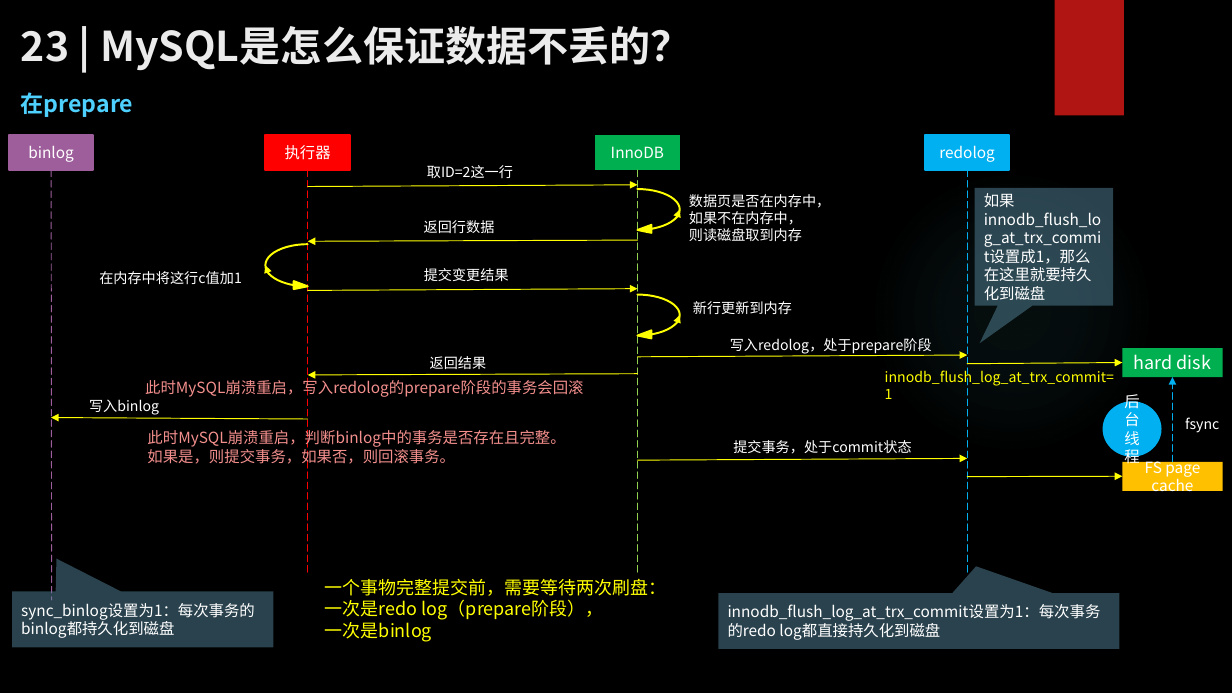
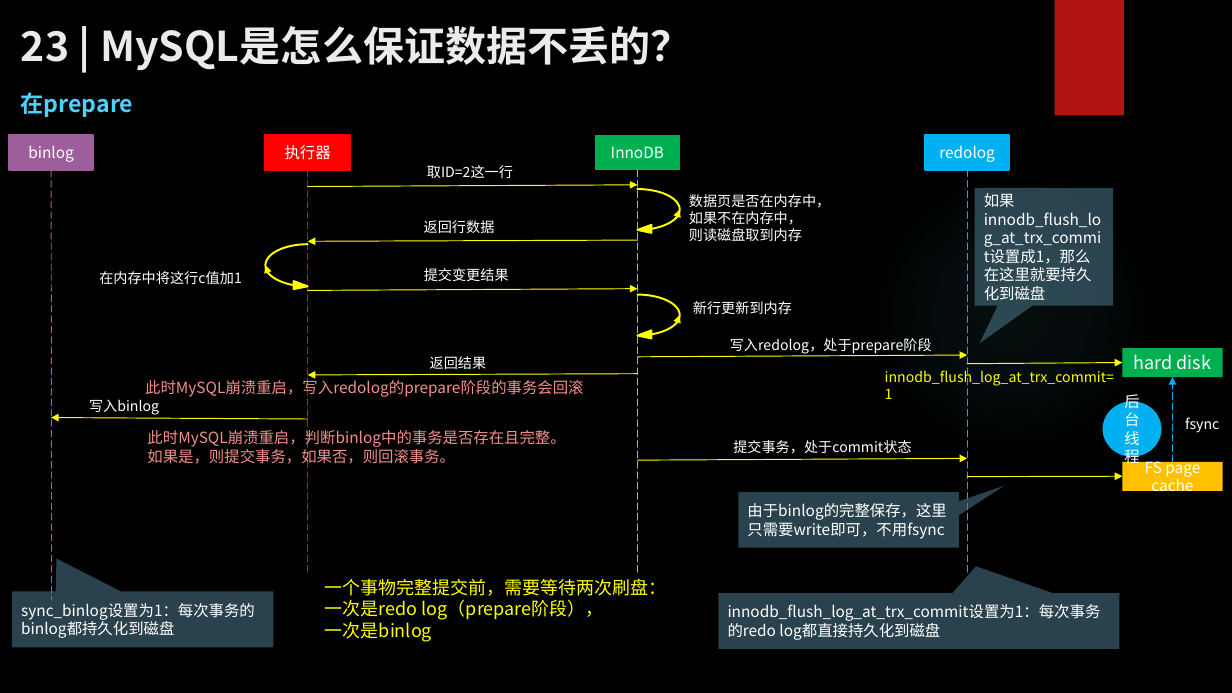
Before and after one commit to zhangkekf/reading-notes, a slide deck: slide 5 of MySQL实战/23MySQL是怎么保证数据不丢的？.pptx. Drawn at 1232x693 pixels with LibreOffice and Linux fonts; fonts in the diff are those of the drawing; background and template pictures are left out. Boxes give left, top, right and bottom in pixels: in the first picture for what was removed or moved away, otherwise in the second. Text is boxed around its words. In the diff, an @@ line names an element or a change of style, - is before the commit and + after.

```diff
--- a/MySQL实战/23MySQL是怎么保证数据不丢的？.pptx
+++ b/MySQL实战/23MySQL是怎么保证数据不丢的？.pptx
@@ speech box added at bbox=[738, 492, 959, 547], fill #54849A at 50% opacity, 12 pt, text #FFFFFF @@
+由于binlog的完整保存，这里只需要write即可，不用fsync
```
Also in this commit, not shown: 1 other slide changed.
